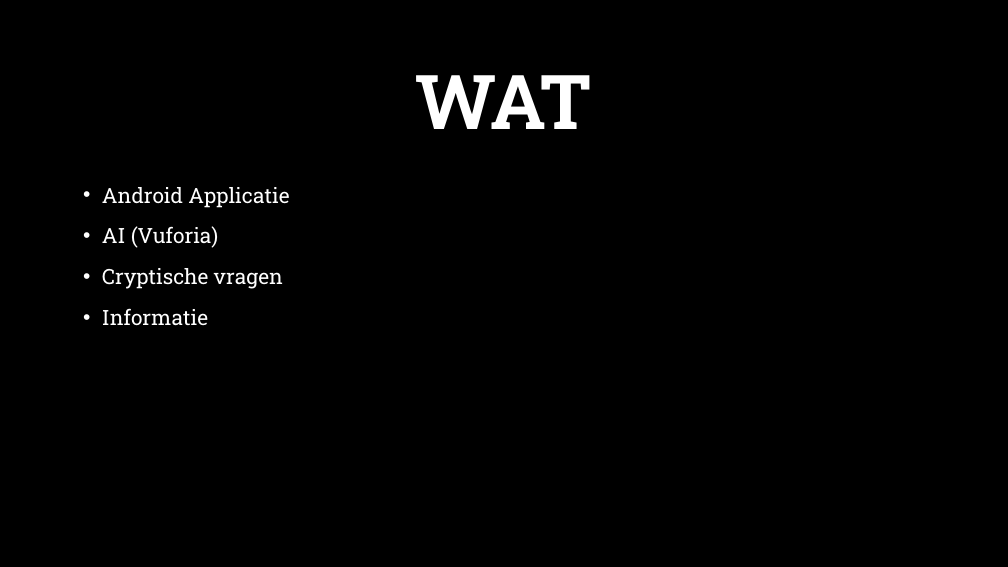
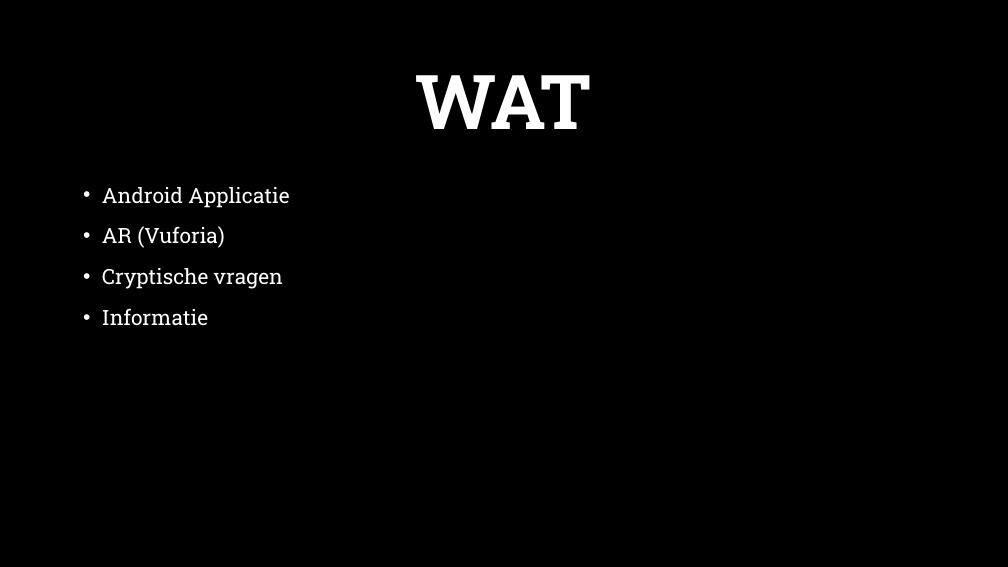
Before and after one commit to AP-Elektronica-ICT/CA1819-Pilgrim, a slide deck: slide 2 of Documentation/PilgrimPitch.pptx. Drawn at 1008x567 pixels with LibreOffice and Linux fonts; fonts in the diff are those of the drawing; background and template pictures are left out. Boxes give left, top, right and bottom in pixels: in the first picture for what was removed or moved away, otherwise in the second. Text is boxed around its words. In the diff, an @@ line names an element or a change of style, - is before the commit and + after.

```diff
--- a/Documentation/PilgrimPitch.pptx
+++ b/Documentation/PilgrimPitch.pptx
@@ text at bbox=[102, 226, 225, 248]: text changed @@
-• AI (Vuforia)
+• AR (Vuforia)
```
Also in this commit, not shown: 3 other files.
